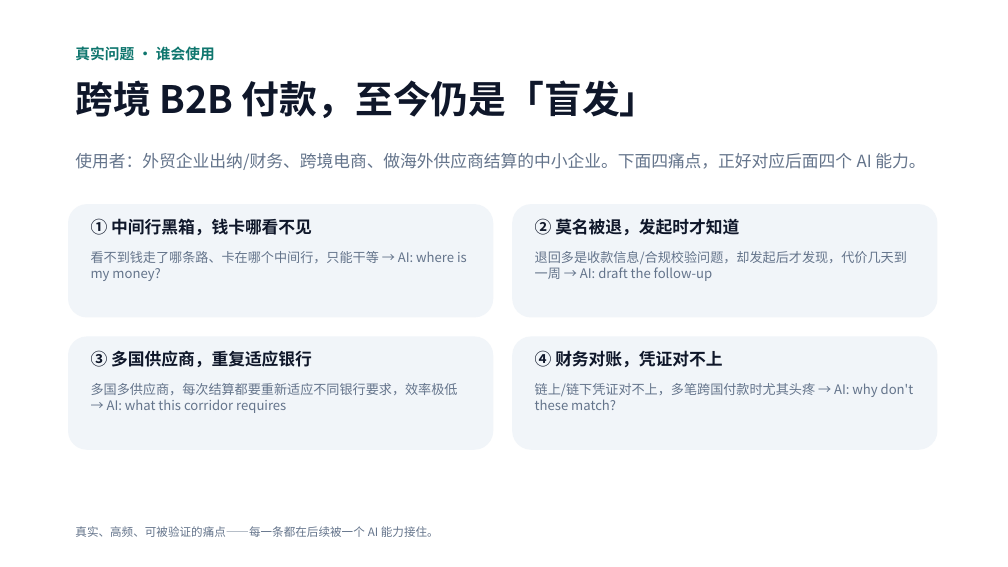
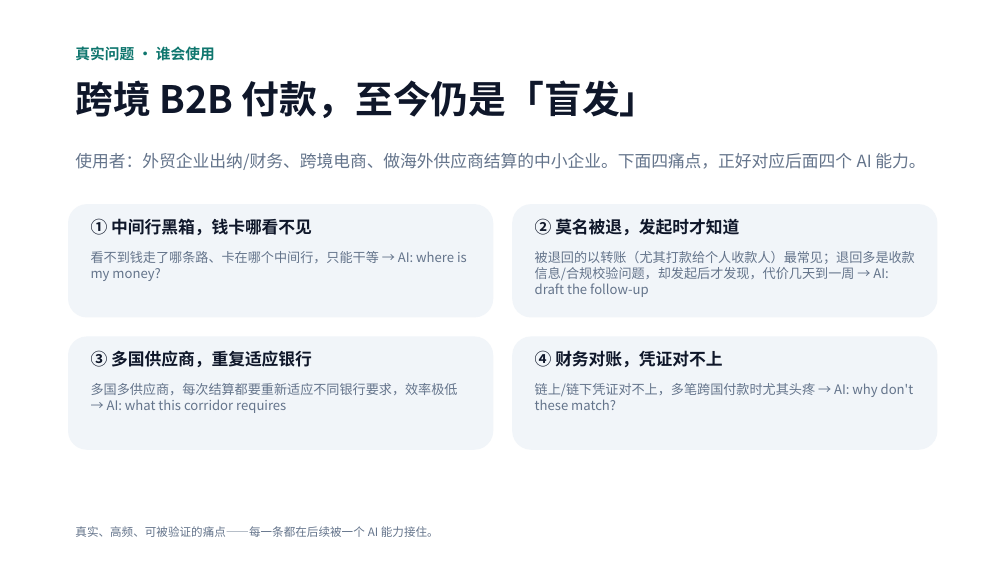
Before and after one commit to Michael-4753/flowguard-payout, a slide deck: slide 3 of public/FlowGuard-Hackathon-Pitch.pptx. Drawn at 1008x567 pixels with LibreOffice and Linux fonts; fonts in the diff are those of the drawing. Boxes give left, top, right and bottom in pixels: in the first picture for what was removed or moved away, otherwise in the second. Text is boxed around its words. In the diff, an @@ line names an element or a change of style, - is before the commit and + after.

```diff
--- a/public/FlowGuard-Hackathon-Pitch.pptx
+++ b/public/FlowGuard-Hackathon-Pitch.pptx
@@ text at [535, 251, 915, 297]: text changed @@
-退回多是收款信息/合规校验问题，却发起后才发现，代价几天到一周 → AI: draft the follow-up
+被退回的以转账（尤其打款给个人收款人）最常见；退回多是收款信息/合规校验问题，却发起后才发现，代价几天到一周 → AI: draft the follow-up
```
Also in this commit, not shown: 2 other files.
